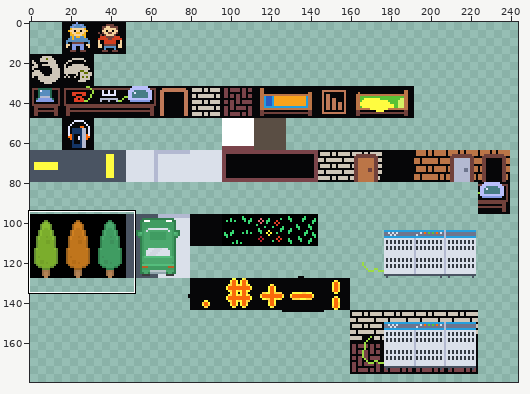
Two states of a sprite sheet, public/assets/gfx/programmers.png. Above: a wide view before the commit, with the close-up outlined.
Close-up. Before the edit:
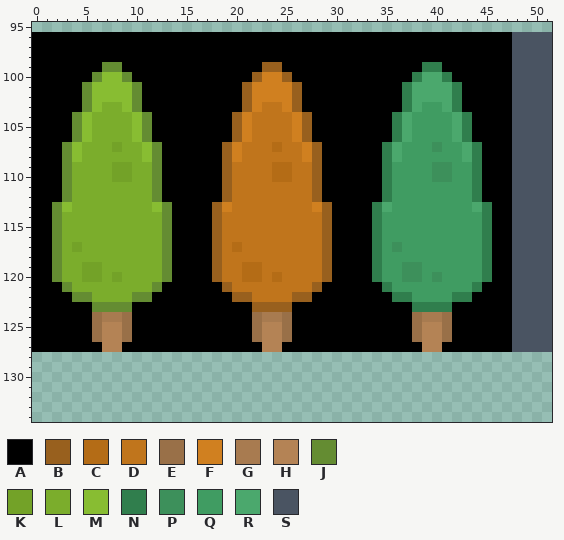
The file is 256x256 pixels. Colours within 5 levels of each other are drawn and written as one. Shown: x 0..51, y 95..134. The wide view leaves out empty margins. The commit also changed other parts of the picture, which this record leaves out.
Palette (. is transparent): A #000000  B #98601e  C #b46c16  D #c0751c  E #997048  F #d08020  G #a87b50  H #b48355  J #648c32  K #73a228  L #7bad2c  M #88bd32  N #307e4d  P #3d905b  Q #409c62  R #4ba86d  S #4a5462
And afterwards:
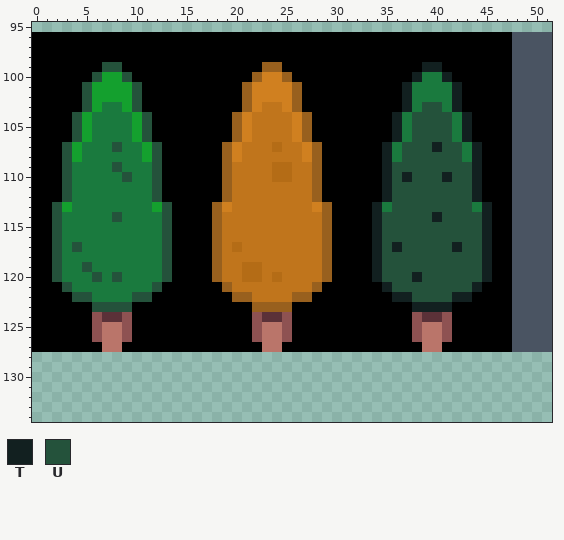
Colours new in this view: T #122020  U #24523b
Changes in this commit:
colour E: #997048 -> #8e5252
colour G: #a87b50 -> #5b3138
colour H: #b48355 -> #ba756a
colour L: #7bad2c -> #1a7a3e
colour M: #88bd32 -> #14a02e
Changed rows in their new state; - is a pixel that keeps its letter.
first column x 2:
 99 -----UU------------------------------TT-----
100 ----U--U----------------------------TLLT----
101 ---U----U--------------------------TLLLLT---
102 ---U----U--------------------------TLLLLT---
103 ---U----U--------------------------TLUULT---
104 --U------U------------------------TLUUUULT--
105 --U------U------------------------TLUUUULT--
106 --U------U------------------------TLUUUULT--
107 -U----U---U----------------------TLUUUTUULT-
108 -U--------U----------------------TLUUUUUULT-
109 -U----UL--U----------------------TUUUUUUUUT-
110 -U----LU--U----------------------TUTUUUTUUT-
111 -U--------U----------------------TUUUUUUUUT-
112 -U--------U----------------------TUUUUUUUUT-
113 U----------U--------------------TLUUUUUUUULT
114 U-----U----U--------------------TUUUUUTUUUUT
115 U----------U--------------------TUUUUUUUUUUT
116 U----------U--------------------TUUUUUUUUUUT
117 U-U--------U--------------------TUTUUUUUTUUT
118 U----------U--------------------TUUUUUUUUUUT
119 U--UL------U--------------------TUUUUUUUUUUT
120 U--LU-U----U--------------------TUUUTUUUUUUT
121 -U--------U----------------------TUUUUUUUUT-
122 --UU----UU------------------------TTUUUUTT--
123 ----UUUU----------------------------TTTT----
Where, in picture pixels (left, top, right, bottom), the same in both close-ups:
changed: (52, 62, 172, 352)
changed: (372, 62, 492, 352)
changed: (252, 312, 292, 352)
